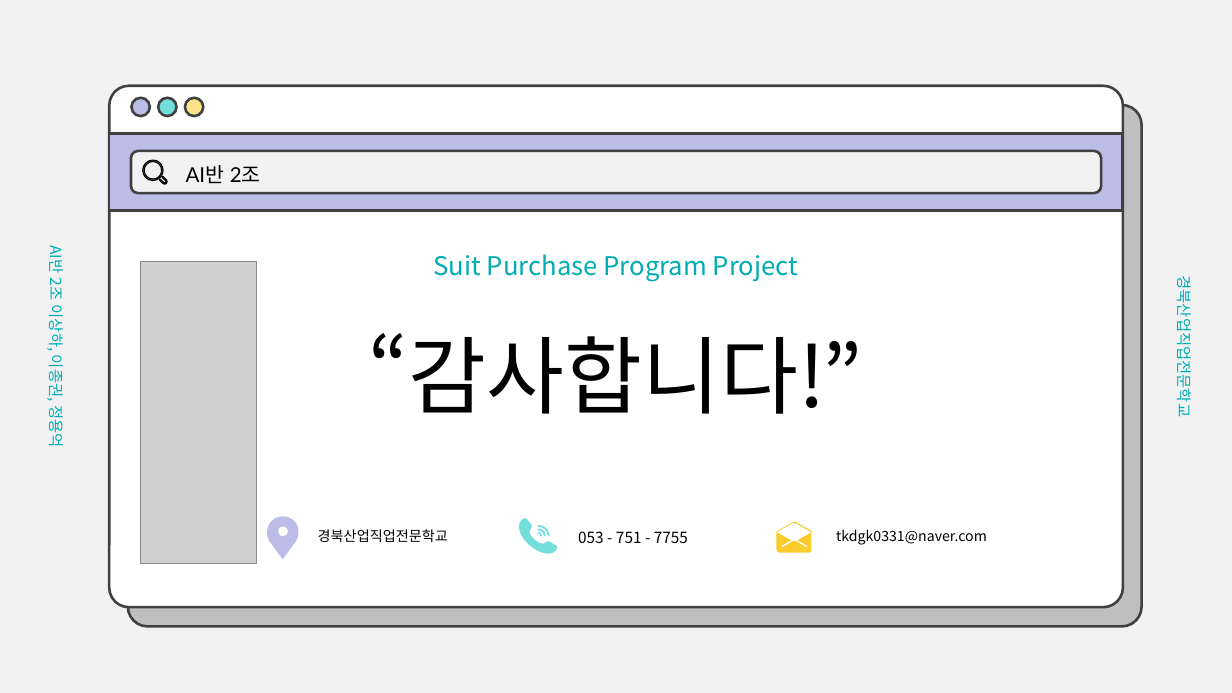
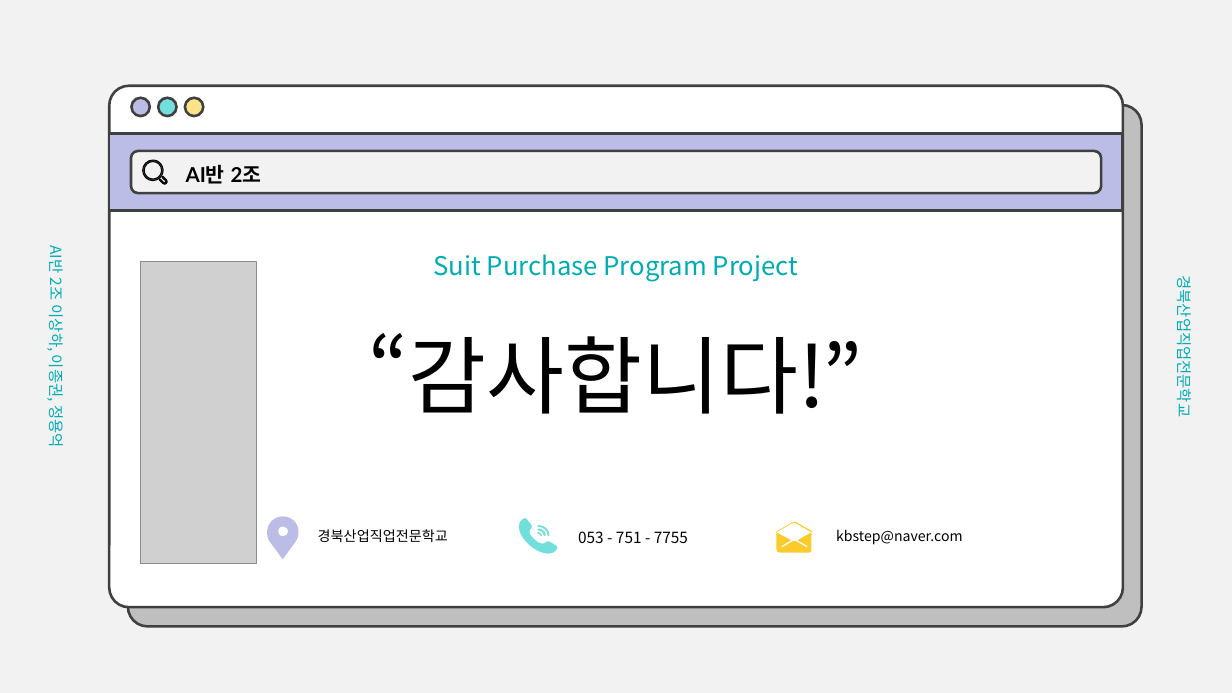
Before and after one commit to SangHa000/TEAMPROJECT1, a slide deck: slide 16 of 오피스 2016 발표용.pptx (slide 17 before the commit). Drawn at 1232x693 pixels with LibreOffice and Linux fonts; fonts in the diff are those of the drawing; grey boxes stand for pictures. Boxes give left, top, right and bottom in pixels: in the first picture for what was removed or moved away, otherwise in the second. Text is boxed around its words. In the diff, an @@ line names an element or a change of style, - is before the commit and + after.

```diff
--- a/오피스 2016 발표용.pptx
+++ b/오피스 2016 발표용.pptx
@@ text "AI반 2조" at box(186, 164, 262, 184): bold on @@
@@ text at box(836, 529, 963, 545): text changed @@
-tkdgk0331@naver.com
+kbstep@naver.com
```
Also in this commit, not shown: 15 other slides changed, 1 slide removed.
